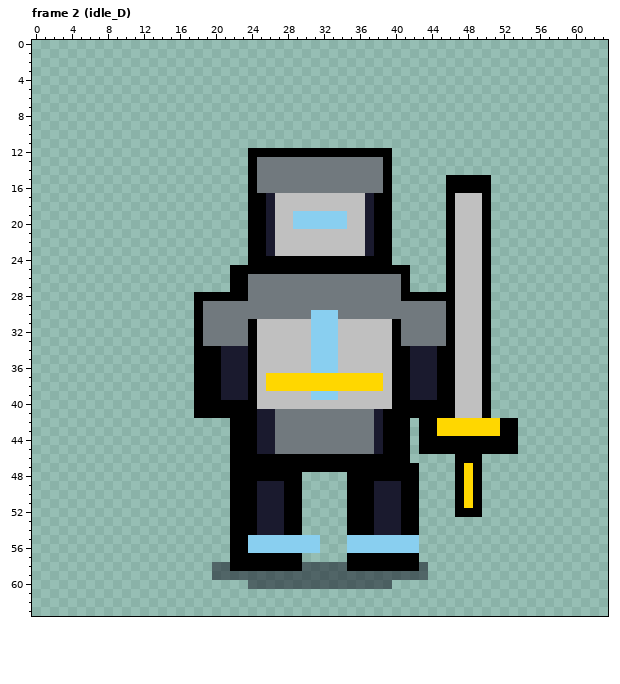
Pixel-art file, stored at assets/source/aseprite/character/ether_knight/char_ether_knight_base.aseprite. The picture above is the old version.
64x64 pixels, 10 frames. Shown: frame 2 (idle_D). The commit also changed other frames, which this record leaves out.
Now the later version:
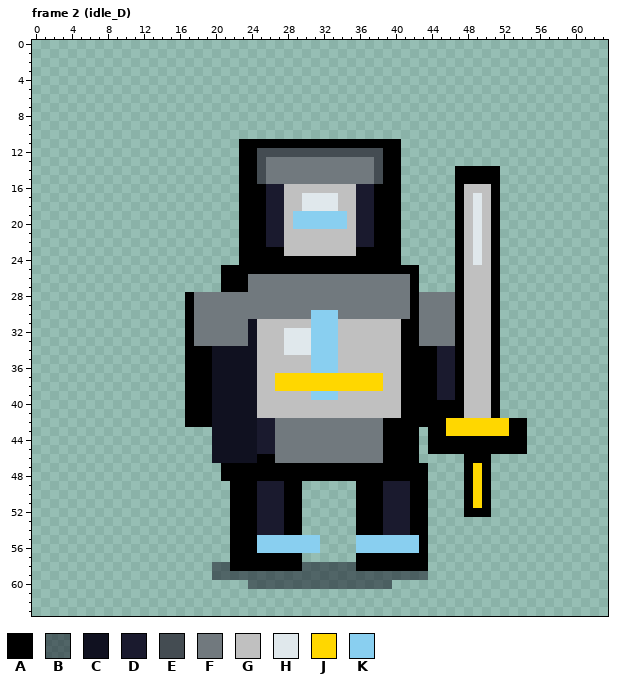
Palette (. is transparent): A #000000  B #0d0d1a80  C #101120  D #1a1a2e  E #444c52  F #71797e  G #c0c0c0  H #e0e8ec  J #ffd700  K #89cff0
Diff:
Changed rows in their new state; - is an unchanged pixel.
Frame 2 (idle_D):
first column x 17:
11 ------AAAAAAAAAAAAAAAAAA--------------
12 ------A-EEEEEEEEEEEEEE-A--------------
13 ------A-E------------E-A--------------
14 ------A-E------------E-A------AAAAA---
15 ------A-E------------E-A-----.----A---
16 ------A-ADDGGGGGGGGDDA-A-----.-GGGA---
17 ------A---D--HHHH--D---A-----.A-HGA---
18 ------A---D--HHHH--D---A-----.A-HGA---
19 ------A---D--------D---A-----.A-HGA---
20 ------A---D--------D---A-----.A-HGA---
21 ------A---D--------D---A-----.A-HGA---
22 ------A---D--------D---A-----.A-HGA---
23 ------A--AA--------AA--A-----.A-HGA---
24 ------A----------------A-----.A-HGA---
25 ----A--------------------A---.A--GA---
26 ----A-------------------FA---.A--GA---
27 ----A-------------------FA---.A--GA---
28 AFFFFFF-----------------F-FFFFA--GA---
29 AF-----------------------A---FA--GA---
30 AF-----------------------A---FA--GA---
31 AF-----C---------------GAA---FA--GA---
32 AF-----C---HHH---------GAA---FA--GA---
33 AF-----C---HHH---------GAA---FA--GA---
34 A--CCCCC---HHH---------G-AAADDA--GA---
35 A--CCCCC---------------G-AAADDA--GA---
36 A--CCCCC---------------G-AAADDA--GA---
37 A--CCCCC-G-------------G-AAADDA--GA---
38 A--CCCCC-G-------------G-AAADDA--GA---
39 A--CCCCC---------------G-AAADDA--GA---
40 A--CCCCC---------------G------A--GA---
41 A--CCCCCGGGGGGGGGGGGGGGG------A--GA---
42 AAACCCCC-------------F---A--A------J-A
43 ---CCCCC-------------F---A.-A------J-A
44 ---CCCCC-------------F---A.----------A
45 ---CCCCC-------------F---A.----------A
46 ---CCCCC--FFFFFFFFFFFF---A----.--A----
47 ----A---------------------A---.AJA----
48 ----A--------AAAAA--------A---.AJA----
49 ------------------.--A--D-A---.AJA----
50 ------------------.--A--D-A---.AJA----
51 ------------------.--A--D-A---.AJA----
52 ------------------.--A--D-A---.--A----
53 ------------------.--A--D-A-----------
54 ------------------.--A--D-A-----------
55 -------A----------.-------A-----------
56 -------A----------.-------A-----------
57 ------------------.-------A-----------
58 ------------------B-------A-----------
Pixel boxes of the changes (left, top, right, bottom) in both pictures:
changed: (185, 139, 527, 571)
